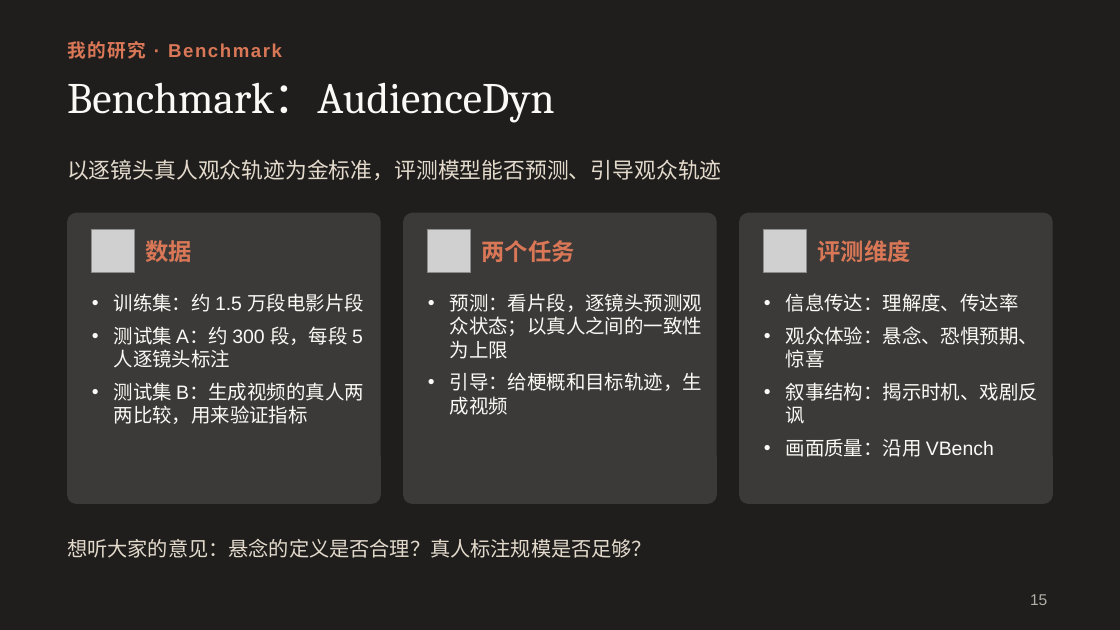
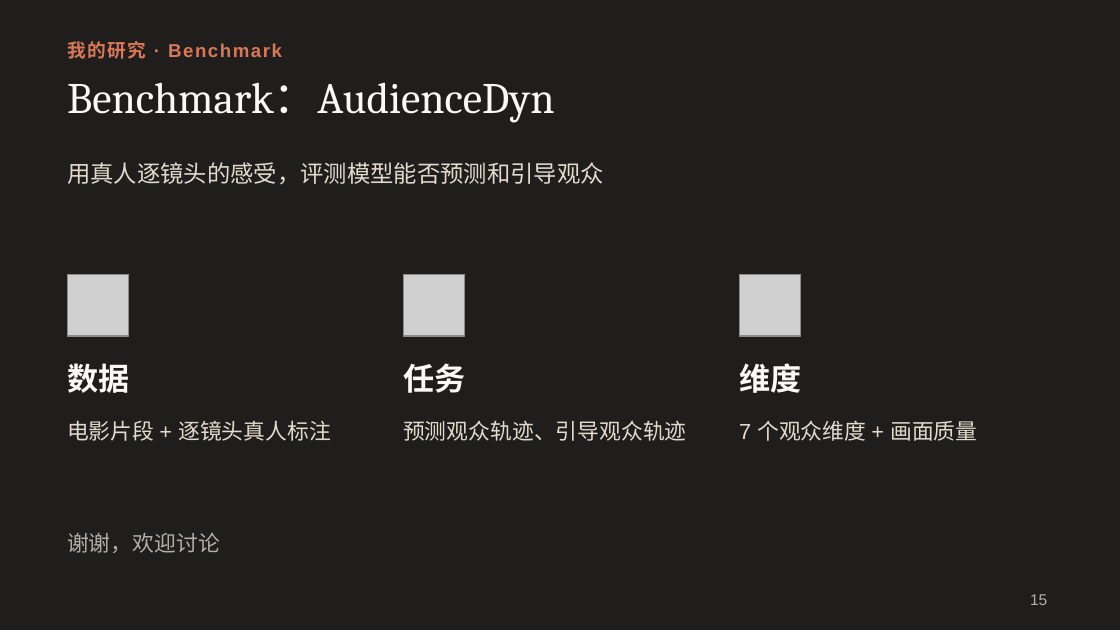
Before and after one commit to irving-2222/ICML, a slide deck: slide 15 of talk/研究分享_从多智能体协作到自进化.pptx. Drawn at 1120x630 pixels with LibreOffice and Linux fonts; fonts in the diff are those of the drawing; grey boxes stand for pictures. Boxes give left, top, right and bottom in pixels: in the first picture for what was removed or moved away, otherwise in the second. Text is boxed around its words. In the diff, an @@ line names an element or a change of style, - is before the commit and + after.

```diff
--- a/talk/研究分享_从多智能体协作到自进化.pptx
+++ b/talk/研究分享_从多智能体协作到自进化.pptx
@@ text at bbox=[67, 162, 604, 184]: text changed; size 14 to 15 pt @@
-以逐镜头真人观众轨迹为金标准，评测模型能否预测、引导观众轨迹
+用真人逐镜头的感受，评测模型能否预测和引导观众
@@ rounded rectangle removed at bbox=[67, 213, 381, 504] @@
@@ rounded rectangle removed at bbox=[403, 213, 717, 504] @@
@@ rounded rectangle removed at bbox=[739, 213, 1053, 504] @@
@@ picture: place and size @@
-picture at bbox=[92, 230, 134, 272]
+picture at bbox=[67, 274, 129, 336]
@@ text removed at bbox=[114, 293, 364, 424] @@
-• 训练集：约 1.5 万段电影片段
-• 测试集 A：约 300 段，每段 5 人逐镜头标注
-• 测试集 B：生成视频的真人两两比较，用来验证指标
@@ picture: place and size @@
-picture at bbox=[428, 230, 470, 272]
+picture at bbox=[403, 274, 465, 336]
@@ text removed at bbox=[450, 293, 702, 415] @@
-• 预测：看片段，逐镜头预测观众状态；以真人之间的一致性为上限
-• 引导：给梗概和目标轨迹，生成视频
@@ picture: place and size @@
-picture at bbox=[764, 230, 806, 272]
+picture at bbox=[739, 274, 801, 336]
@@ text removed at bbox=[786, 293, 1038, 457] @@
-• 信息传达：理解度、传达率
-• 观众体验：悬念、恐惧预期、惊喜
-• 叙事结构：揭示时机、戏剧反讽
-• 画面质量：沿用 VBench
@@ text "数据": place and size @@
-text "数据" at bbox=[146, 240, 193, 262]
+text "数据" at bbox=[67, 363, 129, 393]
@@ text "数据" at bbox=[67, 363, 129, 393]: size 15 to 20 pt, text colour #D97757 to #FAF9F5 @@
@@ text at bbox=[403, 363, 465, 393]: text changed; size 15 to 20 pt; text colour #D97757 to #FAF9F5 @@
-两个任务
+任务
@@ text at bbox=[739, 363, 801, 393]: text changed; size 15 to 20 pt; text colour #D97757 to #FAF9F5 @@
-评测维度
+维度
@@ text added at bbox=[67, 420, 331, 441], 14 pt, text #E3DACC @@
+电影片段 + 逐镜头真人标注
@@ text added at bbox=[403, 421, 687, 441], 14 pt, text #E3DACC @@
+预测观众轨迹、引导观众轨迹
@@ text added at bbox=[739, 420, 977, 441], 14 pt, text #E3DACC @@
+7 个观众维度 + 画面质量
@@ text removed at bbox=[67, 539, 652, 558] @@
-想听大家的意见：悬念的定义是否合理？真人标注规模是否足够？
@@ text added at bbox=[67, 533, 220, 553], 14 pt, text #B0AEA5 @@
+谢谢，欢迎讨论
```
